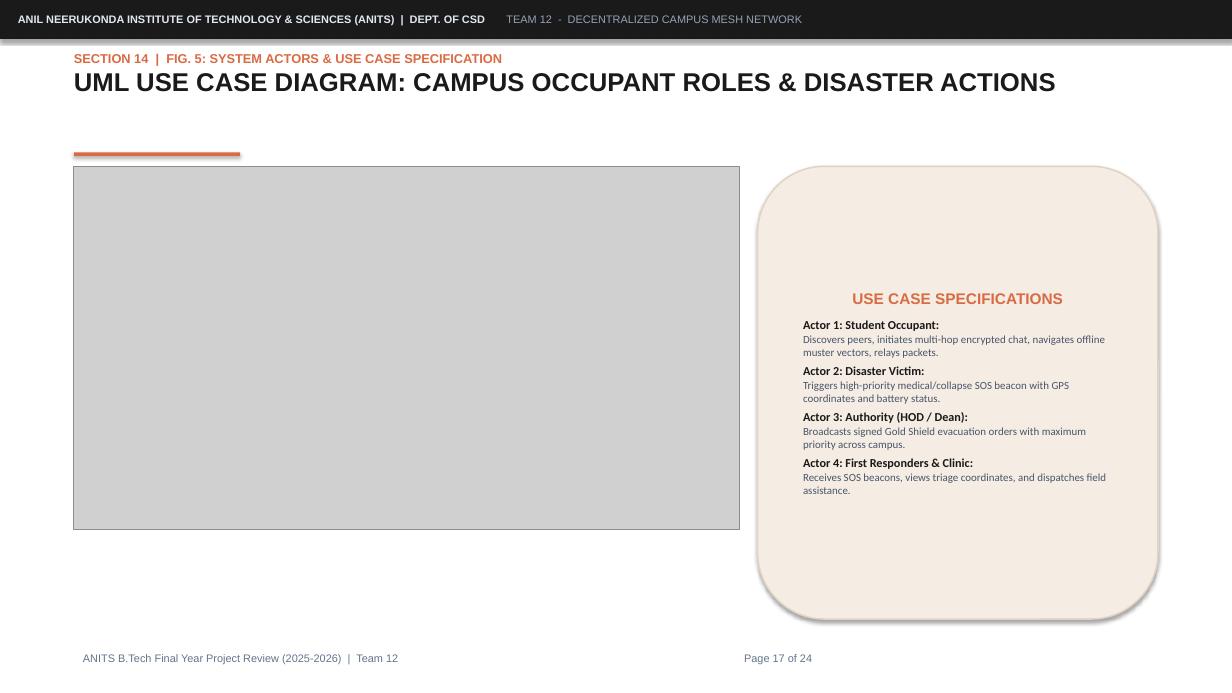
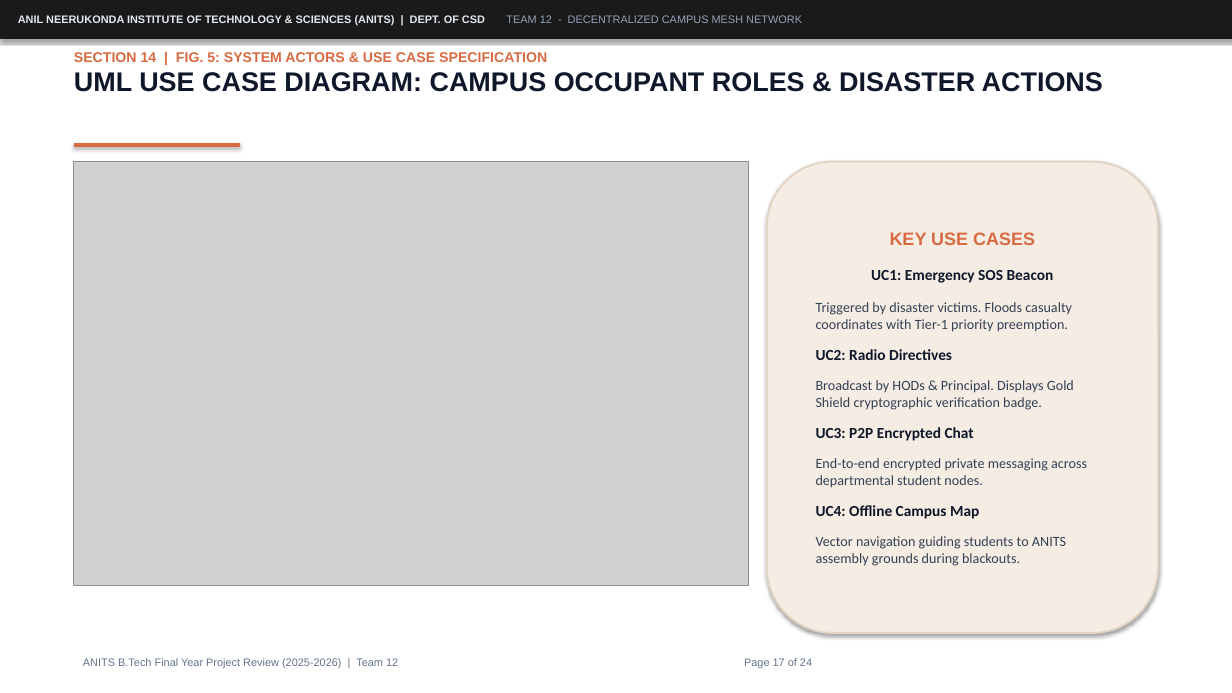
Before and after one commit to 047harry/anits-campus-mesh, a slide deck: slide 17 of ppts/final-2.pptx. Drawn at 1232x693 pixels with LibreOffice and Linux fonts; fonts in the diff are those of the drawing; grey boxes stand for pictures. Boxes give left, top, right and bottom in pixels: in the first picture for what was removed or moved away, otherwise in the second. Text is boxed around its words. In the diff, an @@ line names an element or a change of style, - is before the commit and + after.

Commit message:
docs(ppt): optimize final-2.pptx for readability with 12-14pt bold text, concise bullets, and enlarged UML figures

```diff
--- a/ppts/final-2.pptx
+++ b/ppts/final-2.pptx
@@ text "SECTION 14 | FIG. 5: ..." at [74, 52, 1103, 92]: size 10 to 11 pt in "SECTION 14 | FIG. 5: SYSTEM ACTORS ..."; size 20 to 21 pt, text colour #1A1A1A to #0F172A in "UML USE CASE DIAGRAM: CAMPUS OCCUPANT ROLES ..." @@
@@ rectangle: place and size @@
-rectangle at [74, 152, 240, 156]
+rectangle at [74, 143, 240, 147]
@@ picture: place and size @@
-picture at [74, 166, 739, 530]
+picture at [74, 162, 749, 586]
@@ rounded rectangle "KEY USE CASES": place and size @@
-rounded rectangle "KEY USE CASES" at [758, 166, 1158, 619]
+rounded rectangle "KEY USE CASES" at [767, 162, 1158, 633]
@@ rounded rectangle "KEY USE CASES" at [767, 162, 1158, 633]: outline #E2D4C4 1.2 pt to #E2D4C4 1.5 pt @@
@@ text in rounded rectangle at [816, 232, 1087, 566]: text changed; size 8.5 to 11 pt; text colour #475569 to #334155 @@
-USE CASE SPECIFICATIONS
-Actor 1: Student Occupant:
-Discovers peers, initiates multi-hop encrypted chat, navigates offline muster vectors, relays packets.
-Actor 2: Disaster Victim:
-Triggers high-priority medical/collapse SOS beacon with GPS coordinates and battery status.
-Actor 3: Authority (HOD / Dean):
-Broadcasts signed Gold Shield evacuation orders with maximum priority across campus.
-Actor 4: First Responders & Clinic:
-Receives SOS beacons, views triage coordinates, and dispatches field assistance.
+KEY USE CASES
+UC1: Emergency SOS Beacon
+Triggered by disaster victims. Floods casualty coordinates with Tier-1 priority preemption.
+UC2: Radio Directives
+Broadcast by HODs & Principal. Displays Gold Shield cryptographic verification badge.
+UC3: P2P Encrypted Chat
+End-to-end encrypted private messaging across departmental student nodes.
+UC4: Offline Campus Map
+Vector navigation guiding students to ANITS assembly grounds during blackouts.
@@ text "ANITS B.Tech Final Year Project ...": place and size @@
-text "ANITS B.Tech Final Year Project ..." at [83, 654, 812, 664]
+text "ANITS B.Tech Final Year Project ..." at [83, 658, 812, 668]
```
Also in this commit, not shown: 10 other slides changed, 5 other files.
